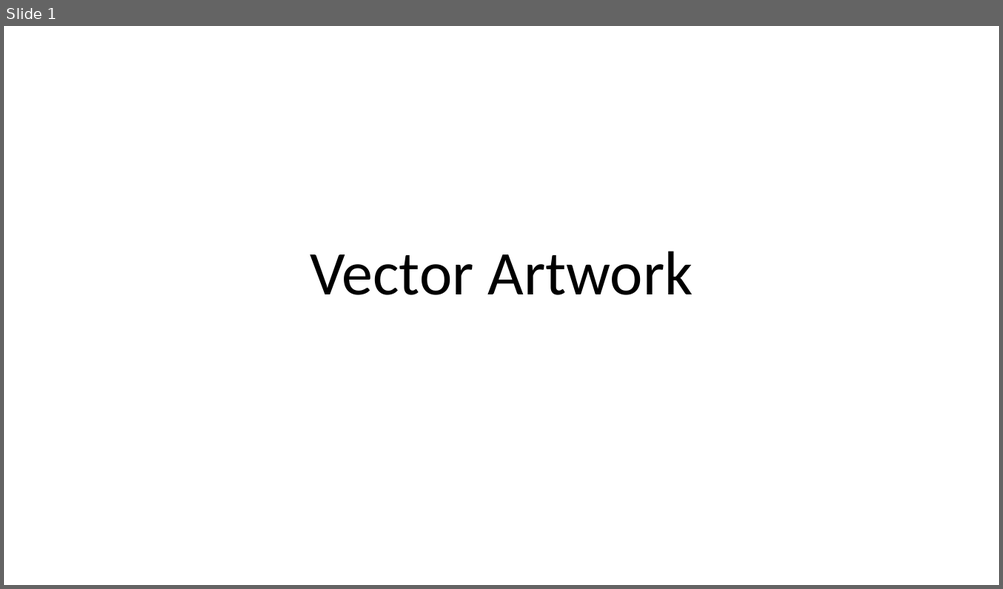
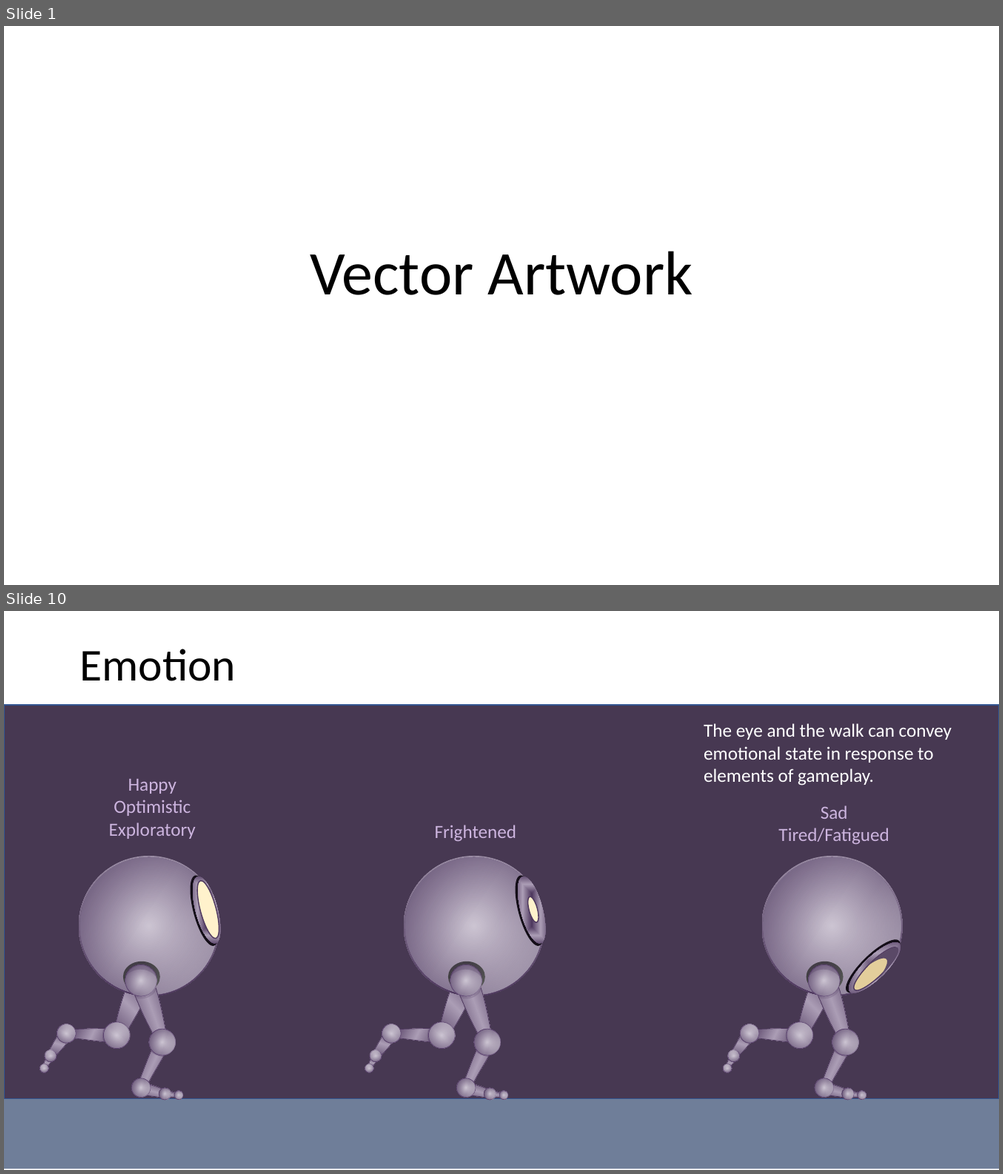
Before and after one commit to MillerMark/CodeRushed-1, a slide deck: Design Notes/Game 1 - Vector Artwork.pptx. Shown one above the other, each under a label of ours: slide 1 before the commit, slides 1 and 10 after it; the slides between them are not shown. The pictures are 1003x589 and 1003x1174 pixels, drawn with LibreOffice and Linux fonts; fonts in the diff are those of the drawing. Boxes give left, top, right and bottom in pixels: in the first picture for what was removed or moved away, otherwise in the second. Text is boxed around its words. In the diff, an @@ line names an element or a change of style, - is before the commit and + after.

```diff
--- a/Design Notes/Game 1 - Vector Artwork.pptx
+++ b/Design Notes/Game 1 - Vector Artwork.pptx
@@ slide 10 added at (x1=4, y1=611, x2=999, y2=1170), background #FFFFFF @@
@@ title added at (x1=79, y1=649, x2=236, y2=681), 44 pt, text #000000 @@
+Emotion
@@ rectangle added at (x1=4, y1=705, x2=999, y2=1099), fill #473852, outline #325491 1 pt @@
@@ text added at (x1=703, y1=723, x2=951, y2=786), 18 pt, text #FFFFFF @@
+The eye and the walk can convey emotional state in response to elements of gameplay.
@@ text added at (x1=109, y1=779, x2=196, y2=839), 18 pt, text #CCB4DE @@
+Happy
+Optimistic
+Exploratory
@@ text added at (x1=778, y1=806, x2=888, y2=845), 18 pt, text #CCB4DE @@
+Sad
+Tired/Fatigued
@@ text added at (x1=435, y1=825, x2=517, y2=842), 18 pt, text #CCB4DE @@
+Frightened
@@ ellipse added at (x1=185, y1=873, x2=225, y2=949), fill #140E18 @@
@@ ellipse added at (x1=188, y1=874, x2=226, y2=946), fill gradient #4E385E to #AB9DB5 @@
@@ ellipse added at (x1=509, y1=873, x2=549, y2=949), fill #140E18 @@
@@ ellipse added at (x1=512, y1=874, x2=550, y2=946), fill gradient #4E385E to #AB9DB5 @@
@@ ellipse added at (x1=193, y1=879, x2=223, y2=940), fill #FFF2CC, outline #4E385E 1 pt @@
@@ ellipse added at (x1=526, y1=896, x2=540, y2=924), fill #FFF2CC, outline #4E385E 1 pt @@
@@ group added at (x1=721, y1=832, x2=927, y2=1102): 25 ellipses, 12 freeform shapes, 1 moon @@
@@ group added at (x1=38, y1=832, x2=244, y2=1102): 22 ellipses, 12 freeform shapes @@
@@ group added at (x1=364, y1=832, x2=569, y2=1102): 22 ellipses, 12 freeform shapes @@
@@ rectangle added at (x1=4, y1=1099, x2=999, y2=1170), fill #6F7E99 @@
```
Also in this commit, not shown: 1 slide changed, 15 other slides added, 1 slide removed, 2 other files.
